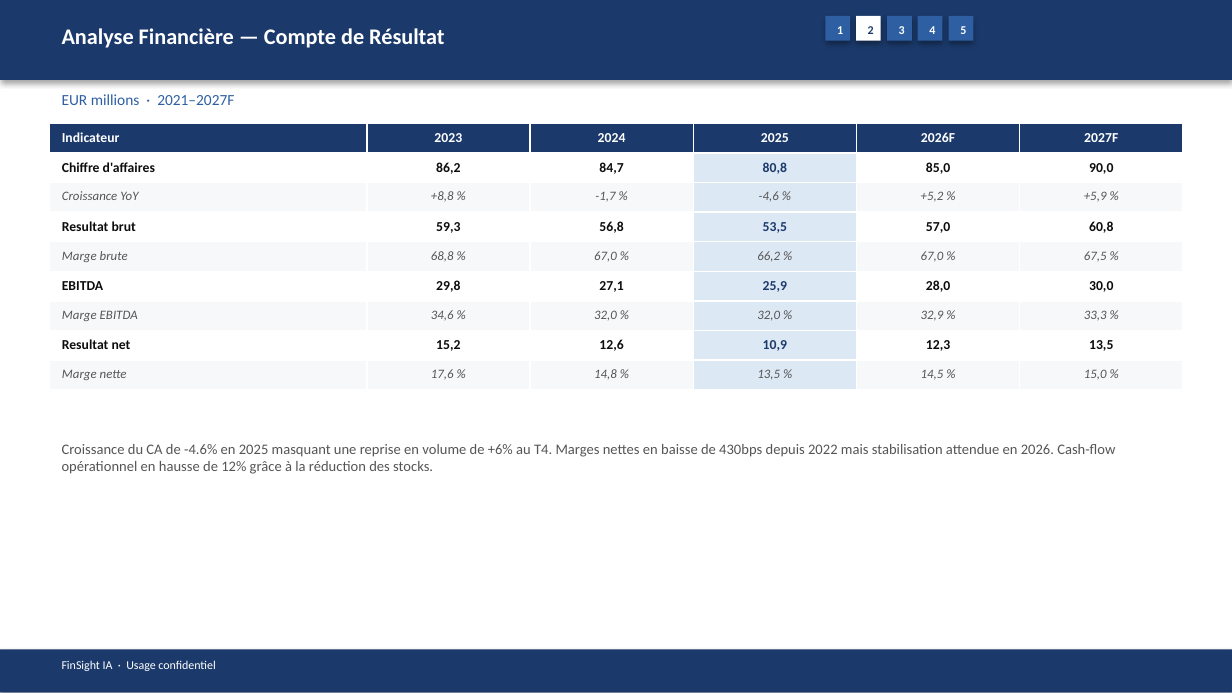
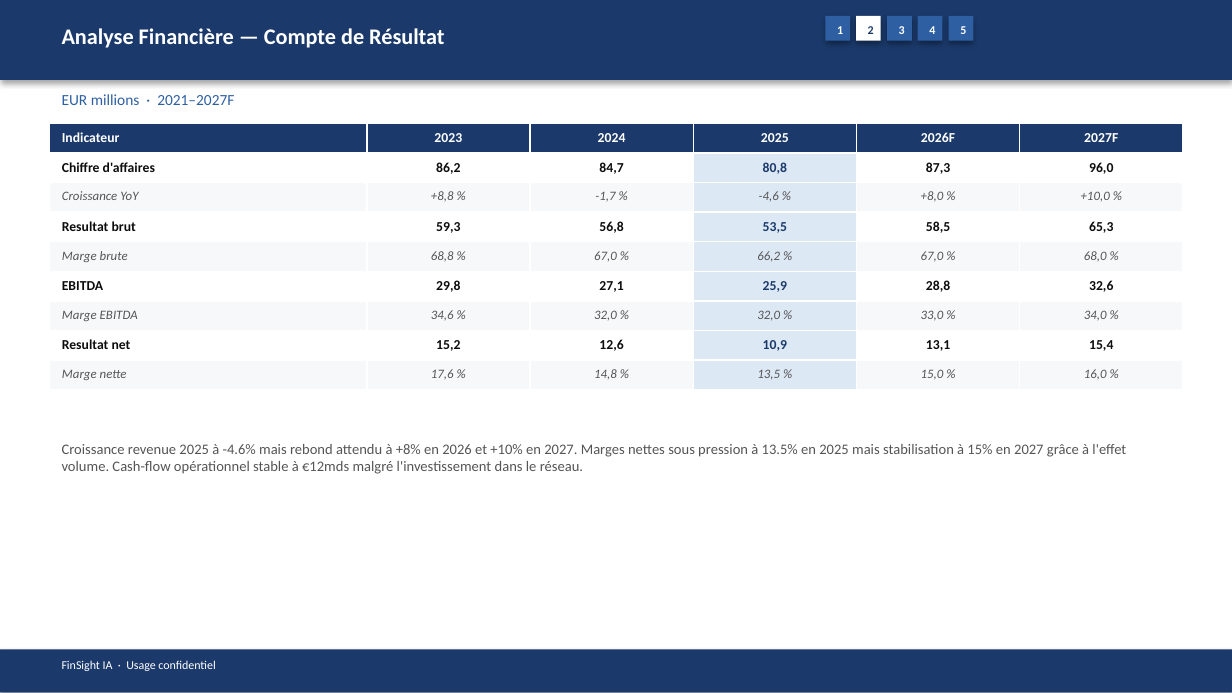
Before and after one commit to baptistejeh07-art/finsight-ia, a slide deck: slide 8 of preview/MC.PA/MC.PA_pitchbook.pptx. Drawn at 1232x693 pixels with LibreOffice and Linux fonts; fonts in the diff are those of the drawing. Boxes give left, top, right and bottom in pixels: in the first picture for what was removed or moved away, otherwise in the second. Text is boxed around its words. In the diff, an @@ line names an element or a change of style, - is before the commit and + after.

```diff
--- a/preview/MC.PA/MC.PA_pitchbook.pptx
+++ b/preview/MC.PA/MC.PA_pitchbook.pptx
@@ table at (x1=49, y1=123, x2=1180, y2=391) @@
-row 2, column 5: 85,0
+row 2, column 5: 87,3
-row 2, column 6: 90,0
+row 2, column 6: 96,0
-row 3, column 5: +5,2 %
+row 3, column 5: +8,0 %
-row 3, column 6: +5,9 %
+row 3, column 6: +10,0 %
-row 4, column 5: 57,0
+row 4, column 5: 58,5
-row 4, column 6: 60,8
+row 4, column 6: 65,3
-row 5, column 6: 67,5 %
+row 5, column 6: 68,0 %
-row 6, column 5: 28,0
+row 6, column 5: 28,8
-row 6, column 6: 30,0
+row 6, column 6: 32,6
-row 7, column 5: 32,9 %
+row 7, column 5: 33,0 %
-row 7, column 6: 33,3 %
+row 7, column 6: 34,0 %
-row 8, column 5: 12,3
+row 8, column 5: 13,1
-row 8, column 6: 13,5
+row 8, column 6: 15,4
-row 9, column 5: 14,5 %
+row 9, column 5: 15,0 %
-row 9, column 6: 15,0 %
+row 9, column 6: 16,0 %
@@ text at (x1=62, y1=444, x2=1126, y2=474): text changed @@
-Croissance du CA de -4.6% en 2025 masquant une reprise en volume de +6% au T4. Marges nettes en baisse de 430bps depuis 2022 mais stabilisation attendue en 2026. Cash-flow opérationnel en hausse de 12% grâce à la réduction des stocks.
+Croissance revenue 2025 à -4.6% mais rebond attendu à +8% en 2026 et +10% en 2027. Marges nettes sous pression à 13.5% en 2025 mais stabilisation à 15% en 2027 grâce à l'effet volume. Cash-flow opérationnel stable à €12mds malgré l'investissement dans le réseau.
```
Also in this commit, not shown: 12 other slides changed, 3 other files.
